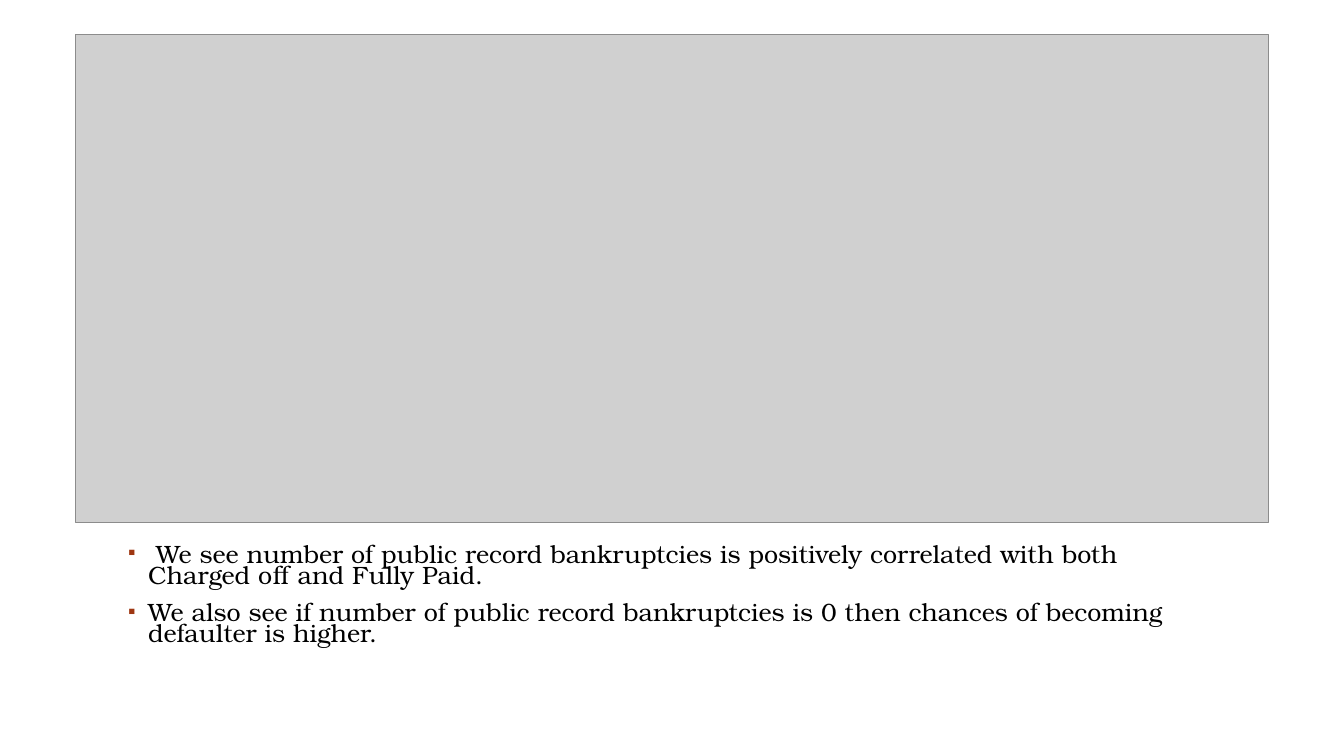
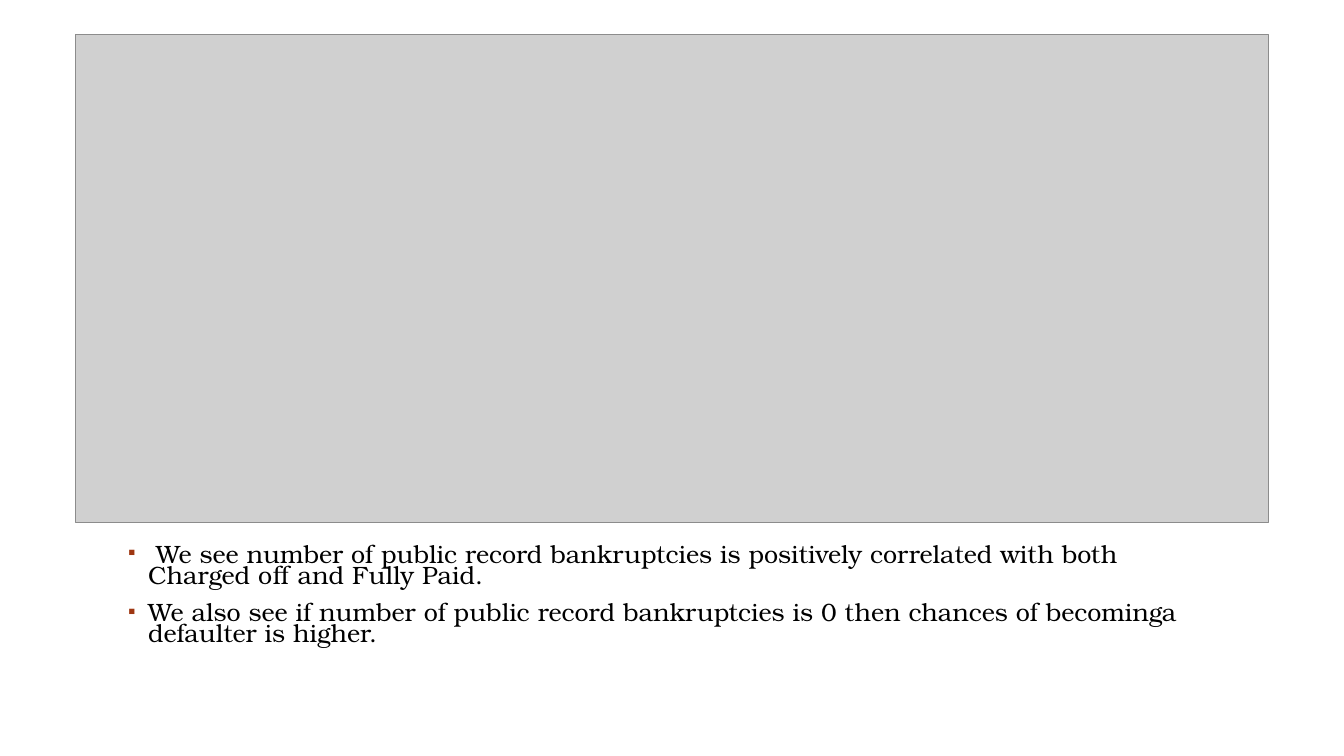
Before and after one commit to rahul2july/lendingclubcasestudy, a slide deck: slide 23 of lendingclubcasestudy.pptx. Drawn at 1344x756 pixels with LibreOffice and Linux fonts; fonts in the diff are those of the drawing; grey boxes stand for pictures; background and template pictures are left out. Boxes give left, top, right and bottom in pixels: in the first picture for what was removed or moved away, otherwise in the second. Text is boxed around its words. In the diff, an @@ line names an element or a change of style, - is before the commit and + after.

```diff
--- a/lendingclubcasestudy.pptx
+++ b/lendingclubcasestudy.pptx
@@ text at (148, 602, 1177, 648): text changed @@
-▪ We also see if number of public record bankruptcies is 0 then chances of becoming defaulter is higher.
+▪ We also see if number of public record bankruptcies is 0 then chances of becominga defaulter is higher.
```
Also in this commit, not shown: 9 other slides changed, 1 other file.
